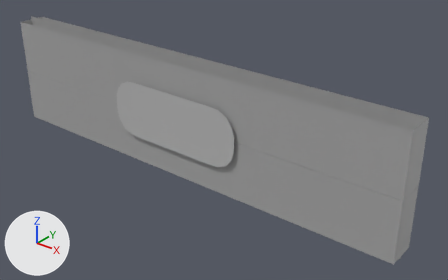
A saved change to the FBX model Assets/Game/Models/Characters/Players/GhostMouth.fbx.
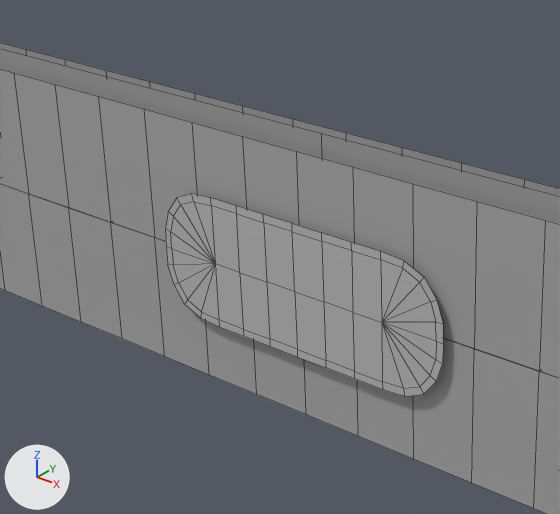
Old and new are each drawn whole from a 50 mm lens placed at (3.25, -3.52, 2.1), pointed at (0.31, 0.14, -0.17) and again close up on the part from 10% to 63% of the width and 0% to 77% of the height. The axes (+X, +Y, +Z) are drawn at lower left. The lights are the same throughout. The close-ups show mesh edges as thin lines. Vertices at the same position are counted once.

The first close-up shows 'GhostMouth_Mesh', 'GhostTeeth_Mesh'.
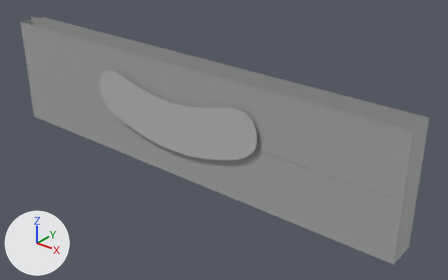
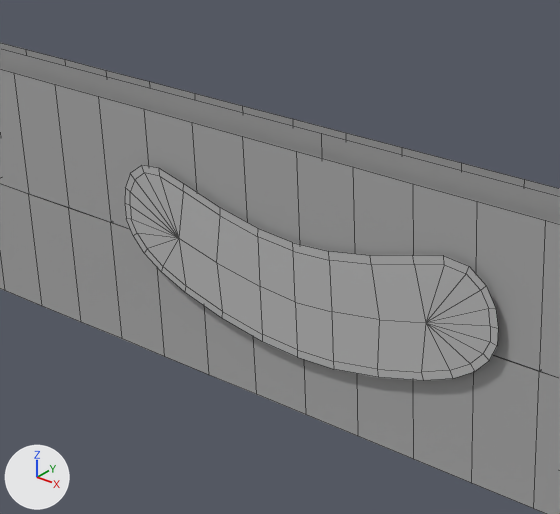
The newer file adds a shape key; the second version is drawn at full value of the shape key 'Smile2' of 'GhostMouth_Mesh', and the change is written as the vertex moves it makes.

Pixel boxes (x1, y1, x2, y2) of what changed, in the close-ups (560 x 514 px):
'GhostMouth_Mesh', reshaped (34% wider, 6% taller): before (165, 194, 443, 397); after (125, 165, 498, 381)

Edits to the bpy script that builds the scene:
```text
Change me_mesh:
    used by ob_ghostmouth_mesh; parent = ob_ghostmouth; location = (0.0, 0.0, 0.0)
    remove me_mesh.from_pydata(...)  # 142 vertices, 128 faces; spans x -65.1..65.1, y -25.3..25.3, z -15.8..15.8
    add me_mesh.from_pydata(...)  # 142 vertices, 128 faces; spans x -86.5..86.5, y -25.4..30.6, z -15.8..15.8
    me_mesh part 1: 69 of 142 vertices moved; they spanned x -65.1..65.1, y -25.3..25.3, z 15.8 and now span x -86.5..86.5, y -24.6..30.6, z 15.8; mean shift (0.0, 6.2, 0.0); largest move (59.8, -13.3, 15.8) -> (80.9, 1.4, 15.8)
```
